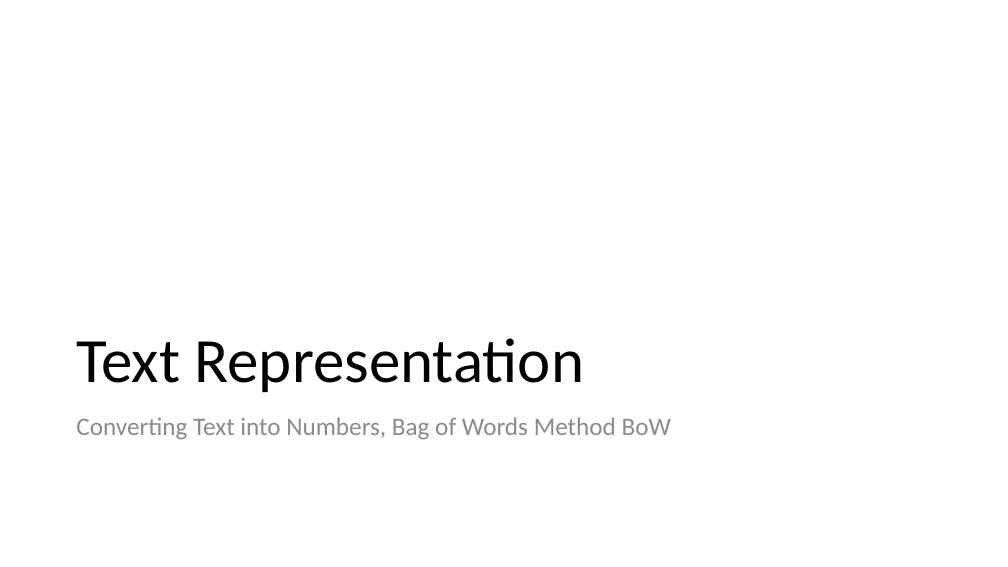
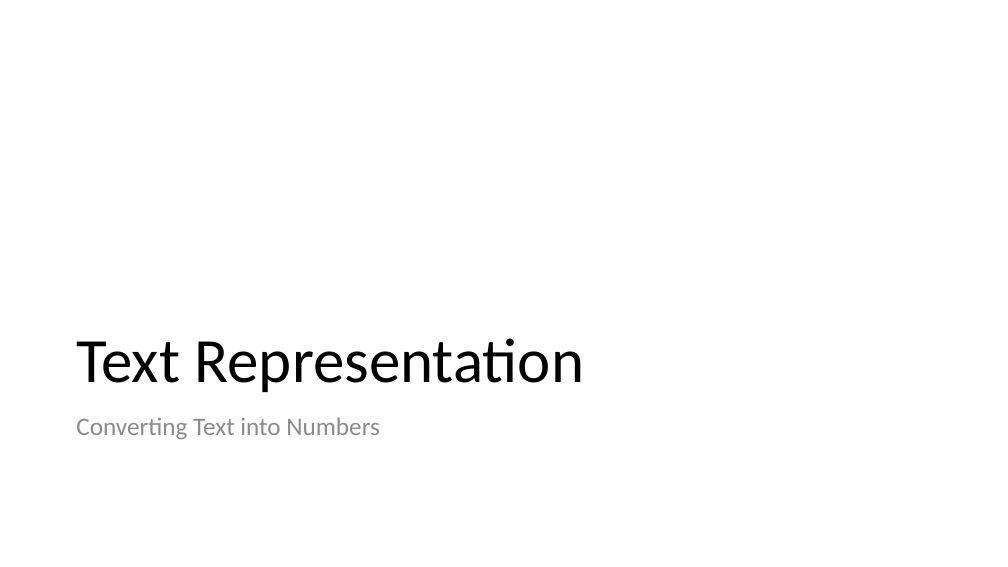
Before and after one commit to msfasha/307307-BI-Methods, a slide deck: slide 18 of 20242-NLP-LLM/lecture notes/Part 1 - Introduction to NLP/1.1-introduction to NLP.pptx. Drawn at 1008x567 pixels with LibreOffice and Linux fonts; fonts in the diff are those of the drawing; background and template pictures are left out. Boxes give left, top, right and bottom in pixels: in the first picture for what was removed or moved away, otherwise in the second. Text is boxed around its words. In the diff, an @@ line names an element or a change of style, - is before the commit and + after.

```diff
--- a/20242-NLP-LLM/lecture notes/Part 1 - Introduction to NLP/1.1-introduction to NLP.pptx
+++ b/20242-NLP-LLM/lecture notes/Part 1 - Introduction to NLP/1.1-introduction to NLP.pptx
@@ text at <box>76,417,380,439</box>: text changed @@
-Converting Text into Numbers, Bag of Words Method BoW
+Converting Text into Numbers
```
Also in this commit, not shown: 4 other slides changed, 1 slide removed, 5 other files.
